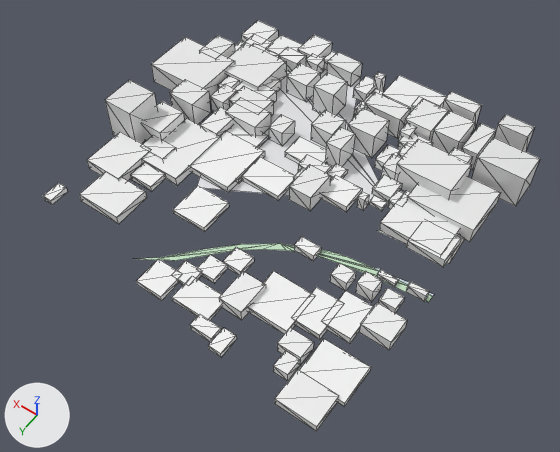
A saved change to the glTF model white-model-six-districts/chunks/121_105_mid.glb.
Camera for both pictures: a camera (50 mm lens) standing at (350.0, -1173.0, 811.0) and looking at (725.0, -1698.0, -14.0). The lights are fixed; the arrows at lower left show +X, +Y and +Z. The first picture is the older version. Mesh edges are drawn as thin lines. Vertices at exactly the same position are counted once.
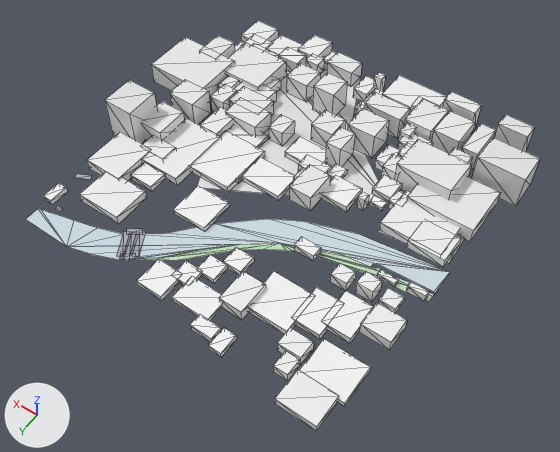
Diff of the bpy script that builds the scene:
```diff
--- a/white-model-six-districts/chunks/121_105_mid.glb.py
+++ b/white-model-six-districts/chunks/121_105_mid.glb.py
@@ me_mesh_0 @@
 # used by ob_mesh_0; location = (0.0, 0.0, 0.0)
 # verts and faces of me_mesh_0; kept vertices keep their numbers, new ones are numbered from 840
-me_mesh_0.from_pydata(...)  # 840 vertices, 1024 faces; spans x 479.0..1042.0, y -2019.0..-1478.0, z 0.0..68.0
+me_mesh_0.from_pydata(...)  # 898 vertices, 1066 faces; spans x 479.0..1042.0, y -2019.0..-1478.0, z 0.0..68.0
+# me_mesh_0 part 1
+# 18 faces are deleted
+# 54 vertices are added at x 500.0..1000.0, y -1752.0..-1500.0, z 1.0..8.0
+# 58 new faces join them
+# me_mesh_0 part 2
+verts[886] = (994.0, -1589.0, 7.0)  # pixel (74, 177)
+verts[887] = (974.0, -1599.0, 7.0)  # pixel (90, 179)
+verts[888] = (977.0, -1605.0, 7.0)  # pixel (92, 175)
+verts[889] = (997.0, -1595.0, 7.0)  # pixel (76, 173)
+faces += [(886, 887, 888), (886, 888, 889)]
 me_mesh_0.materials.append(mat_material_0)
```

Changed parts and their boxes (x1, y1, x2, y2) in the pictures (560 x 452 px):
'Mesh_0', reshaped
    before: (43, 21, 540, 431)
    after: (25, 21, 540, 431)
part 1 of me_mesh_0, built on
    before: (140, 243, 408, 285)
    after: (25, 206, 450, 293)
part 2 of me_mesh_0, added
    after: (75, 174, 92, 180)
